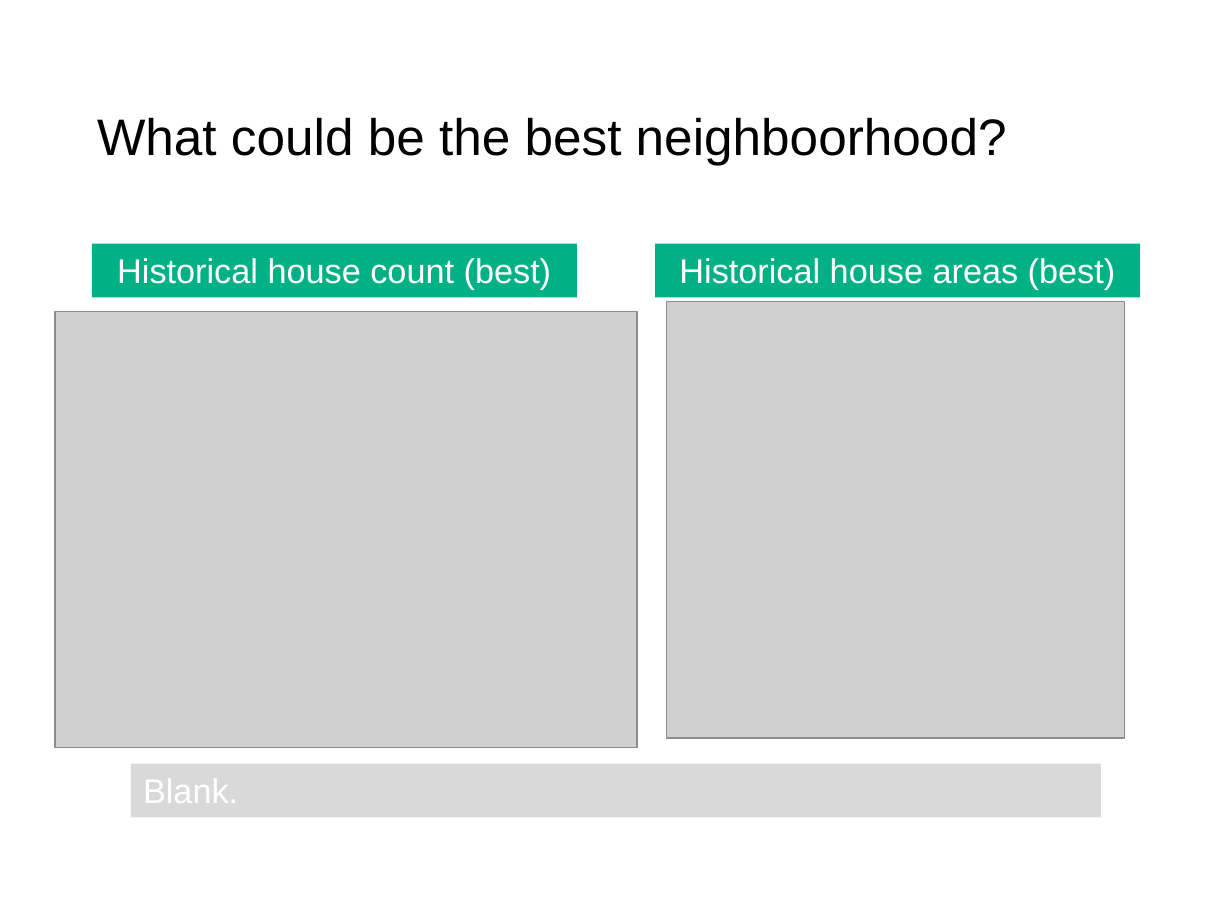
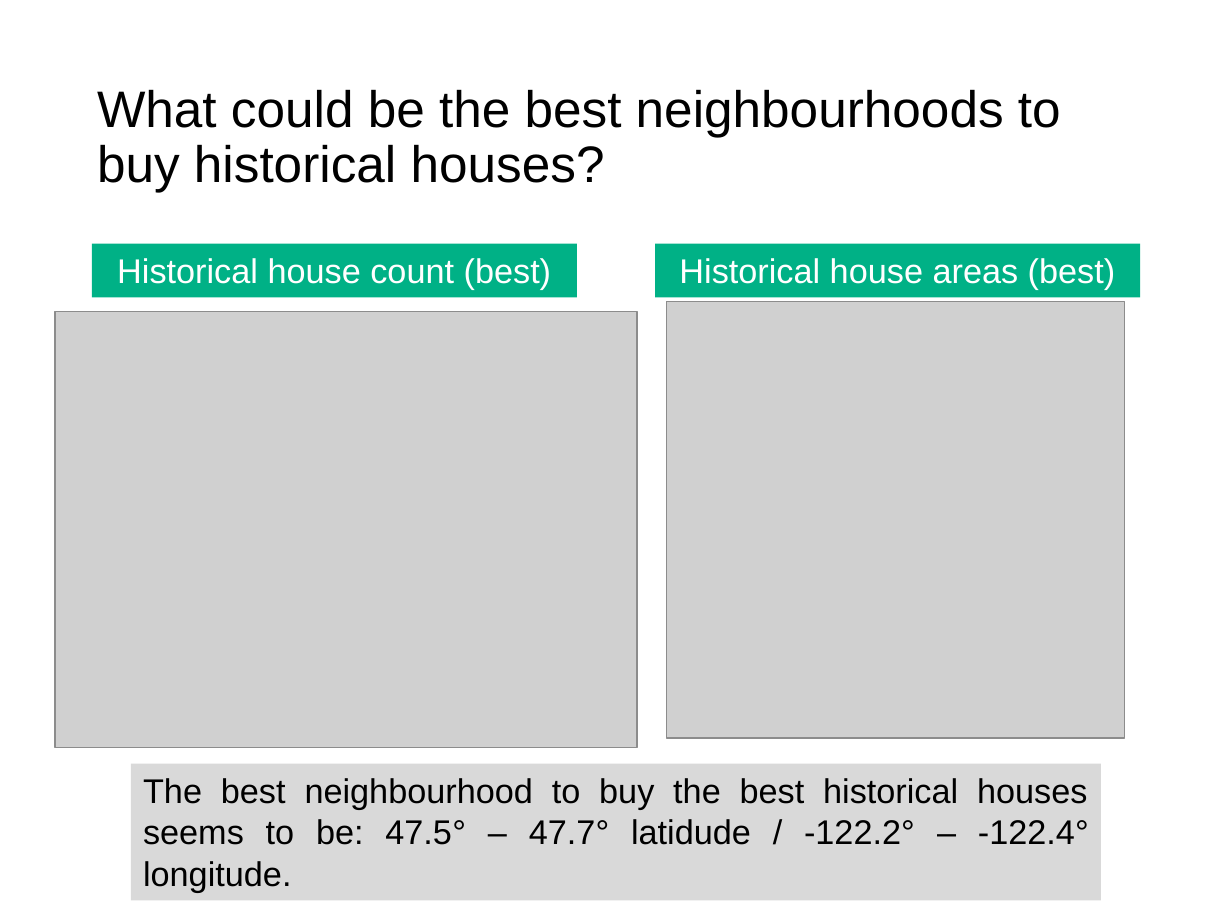
Before and after one commit to JWNowak/eda-project, a slide deck: slide 8 of EDA_presentation.pptx (slide 7 before the commit). Drawn at 1232x924 pixels with LibreOffice and Linux fonts; fonts in the diff are those of the drawing; grey boxes stand for pictures. Boxes give left, top, right and bottom in pixels: in the first picture for what was removed or moved away, otherwise in the second. Text is boxed around its words. In the diff, an @@ line names an element or a change of style, - is before the commit and + after.

```diff
--- a/EDA_presentation.pptx
+++ b/EDA_presentation.pptx
@@ title at <box>97,89,1061,192</box>: text changed @@
-What could be the best neighboorhood?
+What could be the best neighbourhoods to buy historical houses?
@@ rectangle "The best neighbourhood to buy ...": place and size @@
-rectangle "The best neighbourhood to buy ..." at <box>131,764,1100,818</box>
+rectangle "The best neighbourhood to buy ..." at <box>131,764,1100,901</box>
@@ text in rectangle at <box>143,778,1089,892</box>: text changed; text colour #FFFFFF to #000000 @@
-Blank.
+The best neighbourhood to buy the best historical houses seems to be: 47.5° – 47.7° latidude / -122.2° – -122.4° longitude.
```
Also in this commit, not shown: 5 other slides changed, 5 slides added, 3 slides removed.
